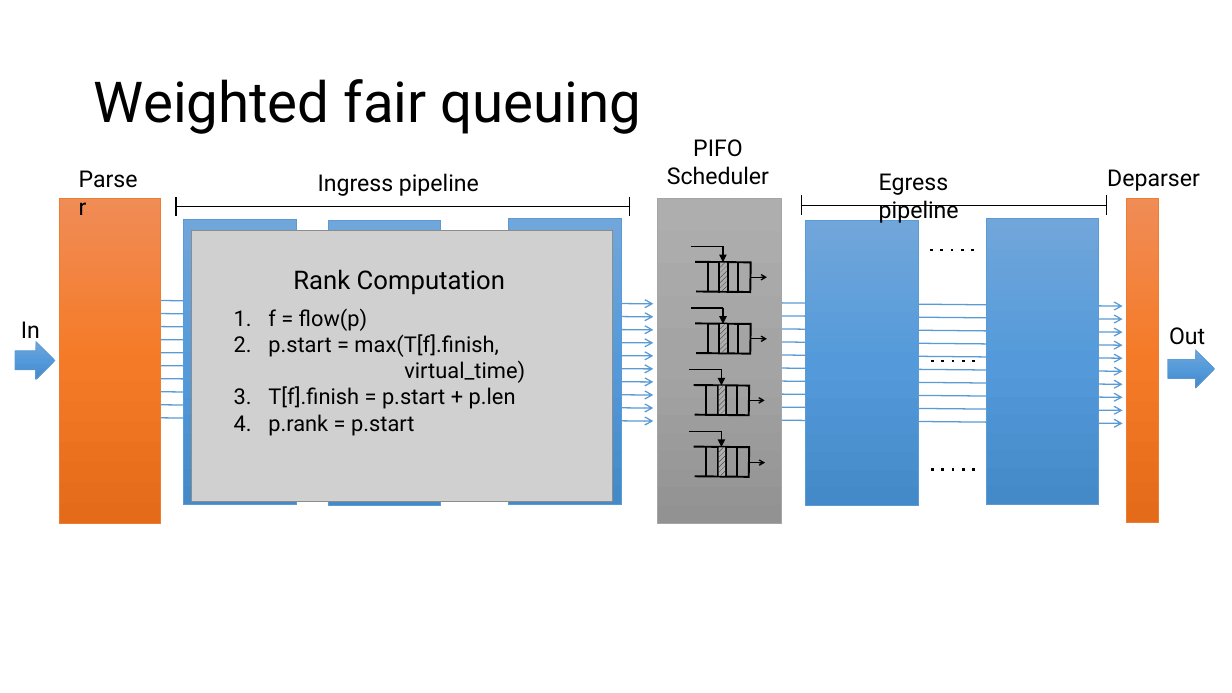
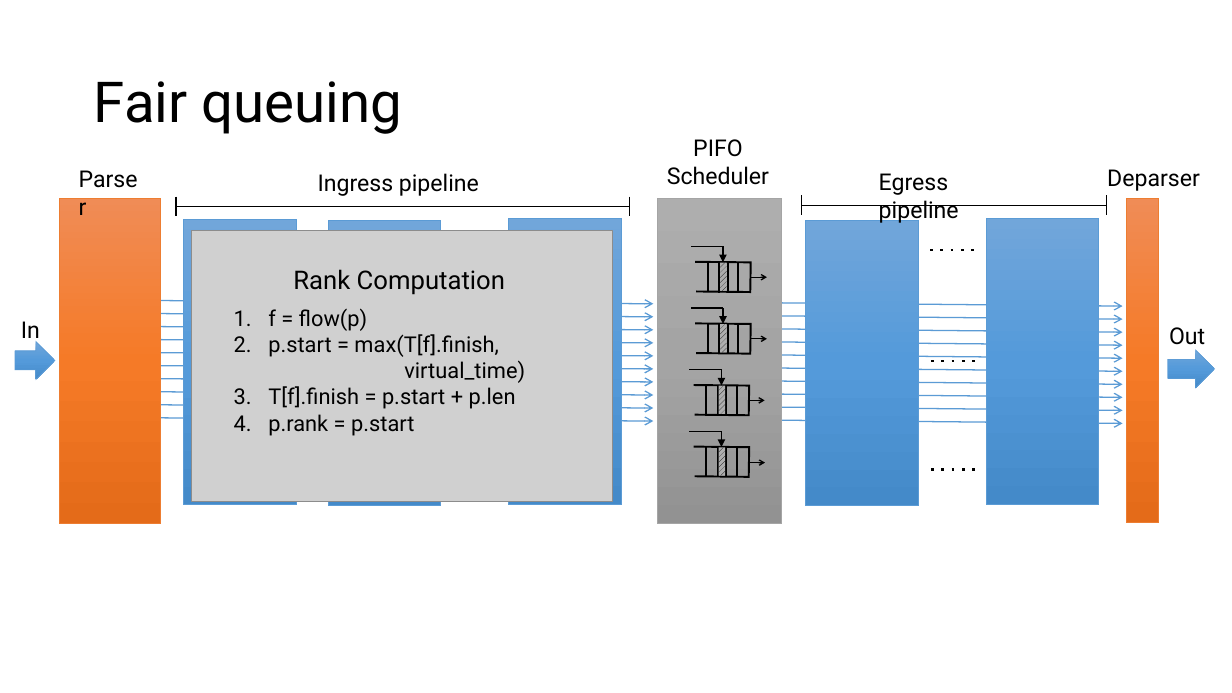
Before and after one commit to anirudhSK/pifo-domino-marple-ppts, a slide deck: slide 9 of pifo_sigcomm.pptx. Drawn at 1232x693 pixels with LibreOffice and Linux fonts; fonts in the diff are those of the drawing; grey boxes stand for pictures. Boxes give left, top, right and bottom in pixels: in the first picture for what was removed or moved away, otherwise in the second. Text is boxed around its words. In the diff, an @@ line names an element or a change of style, - is before the commit and + after.

```diff
--- a/pifo_sigcomm.pptx
+++ b/pifo_sigcomm.pptx
@@ text at (94, 81, 403, 134): text changed @@
-Weighted fair queuing
+Fair queuing
```
Also in this commit, not shown: 3 other slides changed, 1 slide added, 1 other file.
